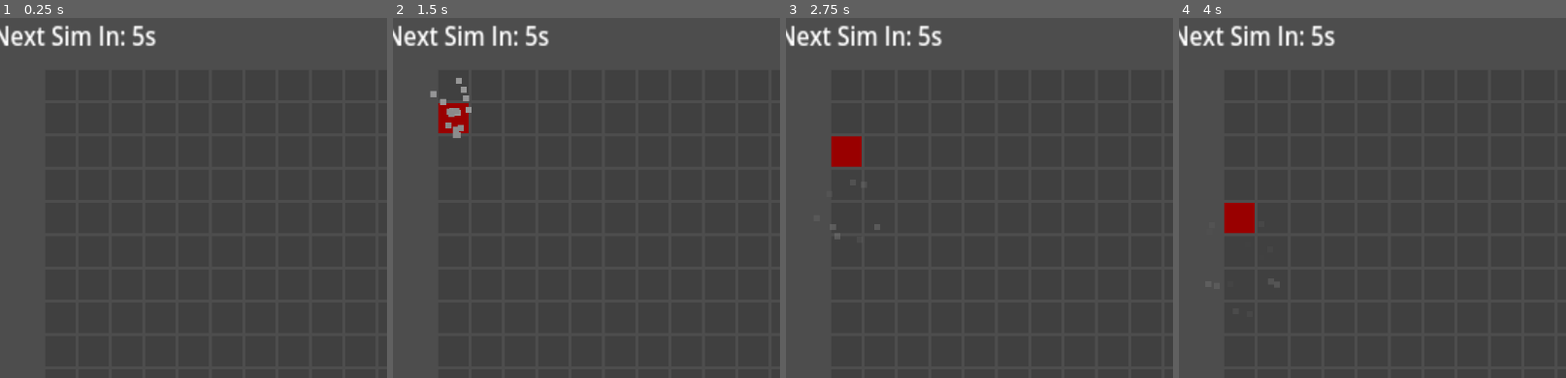
Above: before the commit, frames 1-4 (left to right).
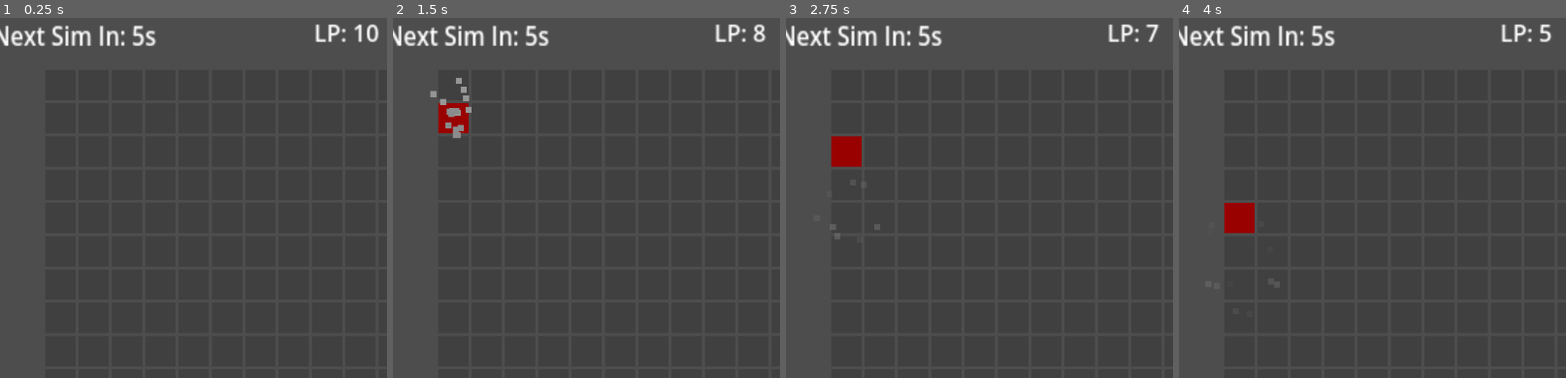
Above: after the commit, the same moments.

Repository: cyberneel/life-defense
Game: Godot game, scene res://scenes/game_scene.tscn
Same seed, same stepped clock (60 frames per second), same inputs: the game is played once before the commit and once after it.
Inputs (mouse positions are % of the whole screen's width and height, from its top left):
- Up to frame 1 (0.25 s): no input
- Up to frame 2 (1.5 s): tap Enter at 0.5 s; move the mouse to (9, 9) at 0.52 s; press the mouse at (9, 9) at 0.53 s; tap Space (next_sim_step) at 1.25 s; move the mouse to (9, 14) at 1.27 s; release the mouse at (9, 14) at 1.28 s; click (9, 14) at 1.35 s
- Up to frame 3 (2.75 s): tap Enter at 2 s; move the mouse to (9, 19) at 2.02 s; hold Space (next_sim_step) from 2.03 s (still down); click (9, 19) at 2.3 s
- Up to frame 4 (4 s): move the mouse to (9, 23) at 2.77 s; release Space (next_sim_step) at 2.78 s; click (9, 23) at 2.85 s; tap Space (next_sim_step) at 3.5 s; move the mouse to (9, 28) at 3.52 s; press the mouse at (9, 28) at 3.53 s
The pictures show only the part of the screen within x 2-52%, y 0-50%; the shares and areas given below are measured in that part.

The runs differ from the first frame. In frame 1, 0.4% of the frame differs, in the area x 81-98%, y 1-7%; in frame 2, 0.3%; in frame 3, 0.3%; in frame 4, 0.3%.

Commit message:
Started working on enemy block type

Diff:
--- a/scenes/game_scene.tscn
+++ b/scenes/game_scene.tscn
@@ -4,13 +4,14 @@
 
 [node name="Game Scene" type="Node2D"]
 
-[node name="Grid Spawner" type="Node2D" parent="." node_paths=PackedStringArray("sim_timer_text")]
+[node name="Grid Spawner" type="Node2D" parent="." node_paths=PackedStringArray("sim_timer_text", "life_points_text")]
 script = ExtResource("2_i5ch3")
 grid_size = 20
 block_size = 5
 padding_px = 5
 update_interval = 5
 sim_timer_text = NodePath("../MarginContainer/Sim Step Timer Text")
+life_points_text = NodePath("../MarginContainer3/Life Points Text")
 
 [node name="Simulate Next Step" type="Timer" parent="Grid Spawner"]
 
@@ -44,4 +45,17 @@
 text = "Skip to Next Sim: SPACE"
 horizontal_alignment = 2
 
+[node name="MarginContainer3" type="MarginContainer" parent="."]
+offset_left = 453.0
+offset_top = 8.0
+offset_right = 574.0
+offset_bottom = 31.0
+scale = Vector2(2.363, 2.363)
+
+[node name="Life Points Text" type="Label" parent="MarginContainer3"]
+layout_mode = 2
+text = "LP: 10
+"
+horizontal_alignment = 1
+
 [connection signal="timeout" from="Grid Spawner/Simulate Next Step" to="Grid Spawner" method="_on_simulate_next_step"]
--- a/scripts/grid_block.gd
+++ b/scripts/grid_block.gd
@@ -1,7 +1,10 @@
 extends Area2D
+
+enum BlockType {PLAYER, ENEMY_NOR, ENEMY_REP}
 
 @export_category("Grid Block")
 @export var alive_color: Color = Color(1, 0, 0)
+@export var enemy_color: Color = Color(0, 1, 0)
 @export var dead_color: Color = Color(.25, .25, .25)
 @export var hover_color: Color = Color(.5, .5, .5)
 
@@ -9,12 +12,15 @@
 
 var is_alive: bool = false
 var parentSprite: Sprite2D
+var block_type: BlockType = BlockType.PLAYER
+var grid_spawner: Node2D
 
 var mouse_hover: bool = false
 
 # Called when the node enters the scene tree for the first time.
 func _ready() -> void:
 	parentSprite = get_parent()
+	grid_spawner = get_parent().get_parent()
 	update_state()
 	pass
 
@@ -25,10 +31,17 @@
 	pass
 
 func _on_input_event(viewport: Node, event: InputEvent, shape_idx: int) -> void:
-	if event.is_action_pressed("left_click"):
-		toggle_state()
+	if (block_type == BlockType.PLAYER):
+		if event.is_action_pressed("left_click"):
+			toggle_state()
 
 func toggle_state() -> void:
+	if (!is_alive && grid_spawner.life_points <= 0):
+		return
+	if (is_alive):
+		grid_spawner.life_points += 1
+	else:
+		grid_spawner.life_points -= 1
 	is_alive = !is_alive
 	$CPUParticles2D.color_ramp.set_color(0, parentSprite.self_modulate)
 	$CPUParticles2D.emitting = true
@@ -43,13 +56,16 @@
 		update_state()
 
 func update_state() -> void:
-	var status_color: Color = alive_color if is_alive else (hover_color if mouse_hover else dead_color)
+	if (is_alive == false):
+		block_type = BlockType.PLAYER
+	var status_color: Color = (enemy_color if (block_type == BlockType.ENEMY_NOR) else alive_color) if is_alive else (hover_color if mouse_hover else dead_color)
 	parentSprite.self_modulate = status_color
 	if is_alive and mouse_hover:
 		parentSprite.self_modulate = parentSprite.self_modulate.darkened(.4)
 
 func _on_mouse_entered() -> void:
-	mouse_hover = true
+	if (block_type == BlockType.PLAYER):
+		mouse_hover = true
 
 func _on_mouse_exited() -> void:
 	mouse_hover = false
--- a/scripts/grid_spawner.gd
+++ b/scripts/grid_spawner.gd
@@ -9,6 +9,10 @@
 @export var update_interval: int = 3
 @export var sim_timer_text: Label
 @export var show_time_decimals: bool = false
+
+@export_category("Game State")
+@export var life_points: int = 10
+@export var life_points_text: Label
 
 @onready var block_preload = preload("res://scenes/presets/grid_block.tscn")
 
@@ -57,6 +61,8 @@
 	else:
 		time_left = str(ceil($"Simulate Next Step".time_left))
 	sim_timer_text.text = "Next Sim In: " + time_left + "s"
+
+	life_points_text.text = "LP: " + str(life_points)
 	pass
 
 # Simulation Update
